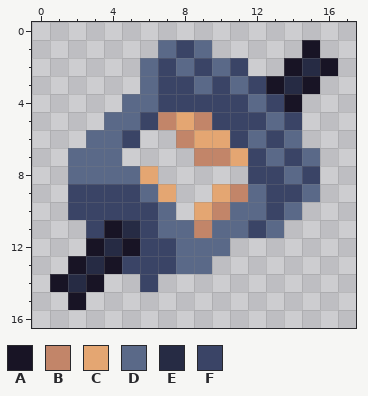
Two states of a pixel-art file, components/differential/icon.aseprite. The picture above is the old version.
18x17 pixels, 1 frame.
Palette (. is transparent): A #181425  B #c28569  C #e4a672  D #5a6988  E #262b44  F #3a4466
Pixels before, first column x 1:
 1 ......DFD.....A.
 2 .....DFDFDF..AEA
 3 .....DFFDFDFAEA.
 4 ....DDFFFFFDFA..
 5 ...DDFBCBFFFDF..
 6 ..DDF..BCCFDFD..
 7 .DDD....BBCFDFD.
 8 .DDDDC.....FFDF.
 9 .FFFFDC..CBDFFD.
10 .FFFFFD.CBDDFD..
11 ..FAEFDDBDDFD...
12 ..AEAFFDDD......
13 .AEAFFFDD.......
14 AEA..F..........
15 .A..............
After:
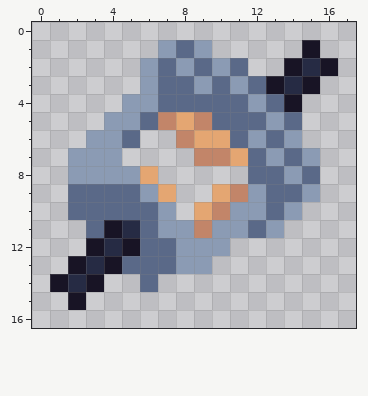
Edits made:
colour D: #5a6988 -> #8b9bb4
colour F: #3a4466 -> #5a6988
Changed places in both pictures, as pixel boxes (x1, y1, x2, y2):
changed: (68, 40, 320, 292)
